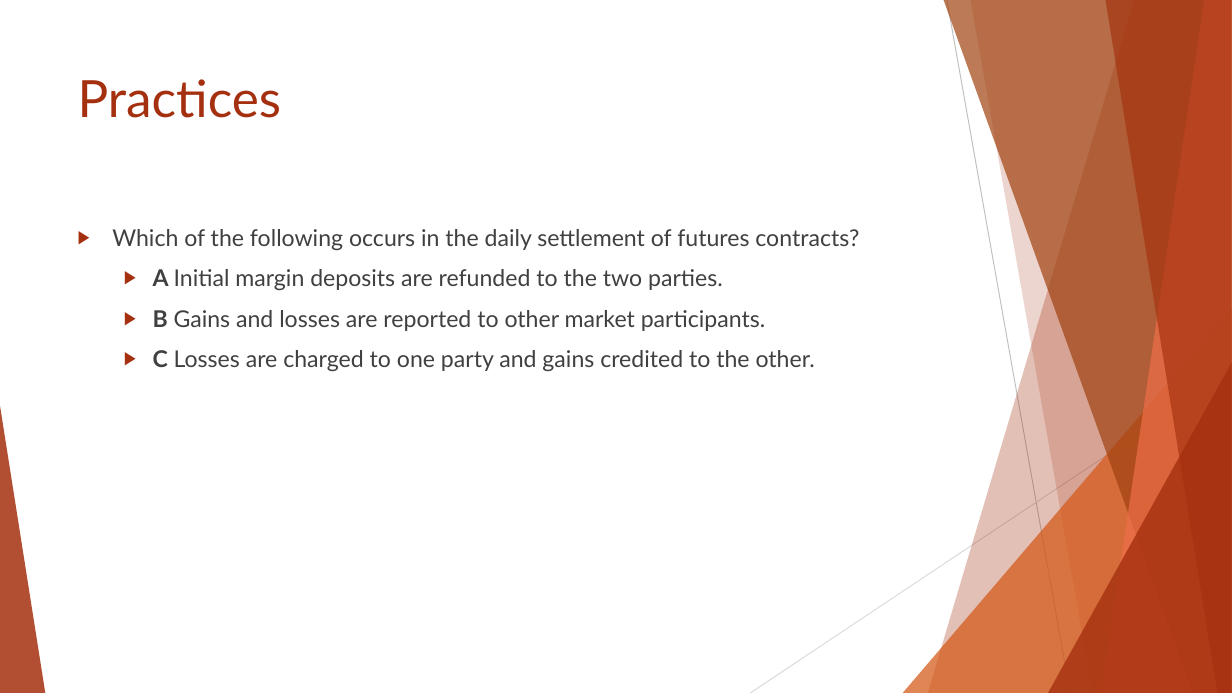
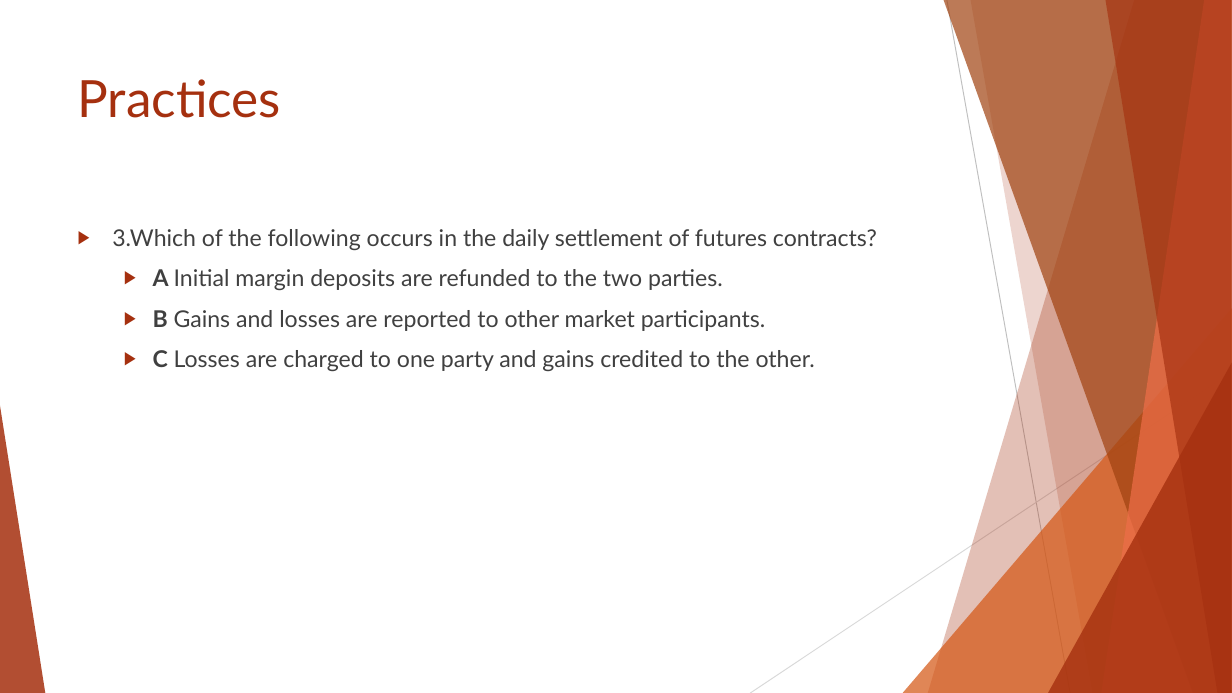
Before and after one commit to Isco0530/data, a slide deck: slide 21 of Reading 45.pptx. Drawn at 1232x693 pixels with LibreOffice and Linux fonts; fonts in the diff are those of the drawing. Boxes give left, top, right and bottom in pixels: in the first picture for what was removed or moved away, otherwise in the second. Text is boxed around its words. In the diff, an @@ line names an element or a change of style, - is before the commit and + after.

```diff
--- a/Reading 45.pptx
+++ b/Reading 45.pptx
@@ text at [112, 229, 877, 250]: text changed @@
-▶ Which of the following occurs in the daily settlement of futures contracts?
+▶ 3.Which of the following occurs in the daily settlement of futures contracts?
```
Also in this commit, not shown: 11 other slides changed, 3 slides added.
